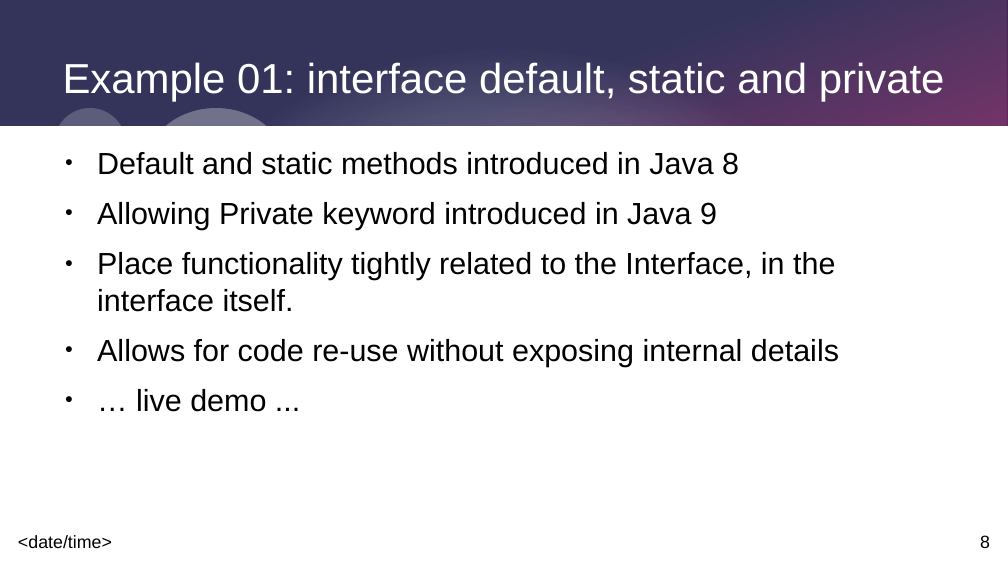
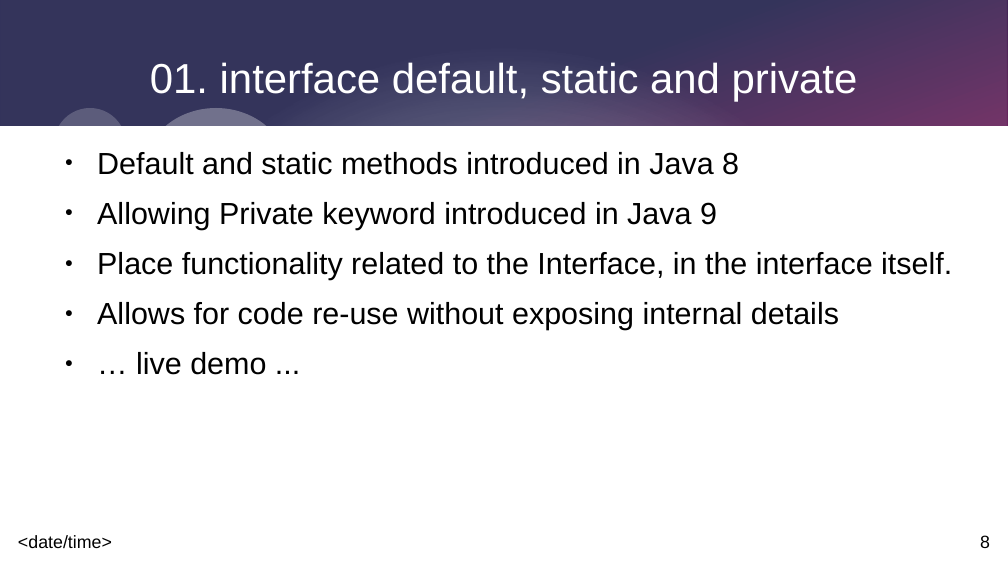
Before and after one commit to johnnyegel/Talk_JavaLatestAndGreatest, a slide deck: slide 8 of Presentation/JavaLatestAndGreatest.odp. Drawn at 1008x567 pixels with LibreOffice and Linux fonts; fonts in the diff are those of the drawing. Boxes give left, top, right and bottom in pixels: in the first picture for what was removed or moved away, otherwise in the second. Text is boxed around its words. In the diff, an @@ line names an element or a change of style, - is before the commit and + after.

Commit message:
Another example added

```diff
--- a/Presentation/JavaLatestAndGreatest.odp
+++ b/Presentation/JavaLatestAndGreatest.odp
@@ title at bbox=[150, 62, 858, 101]: text changed @@
-Example 01: interface default, static and private
+01. interface default, static and private
@@ text at bbox=[97, 252, 952, 280]: text changed @@
-● Place functionality tightly related to the Interface, in the interface itself.
+● Place functionality related to the Interface, in the interface itself.
```
Also in this commit, not shown: 3 other slides changed, 2 slides added, 6 other files.
